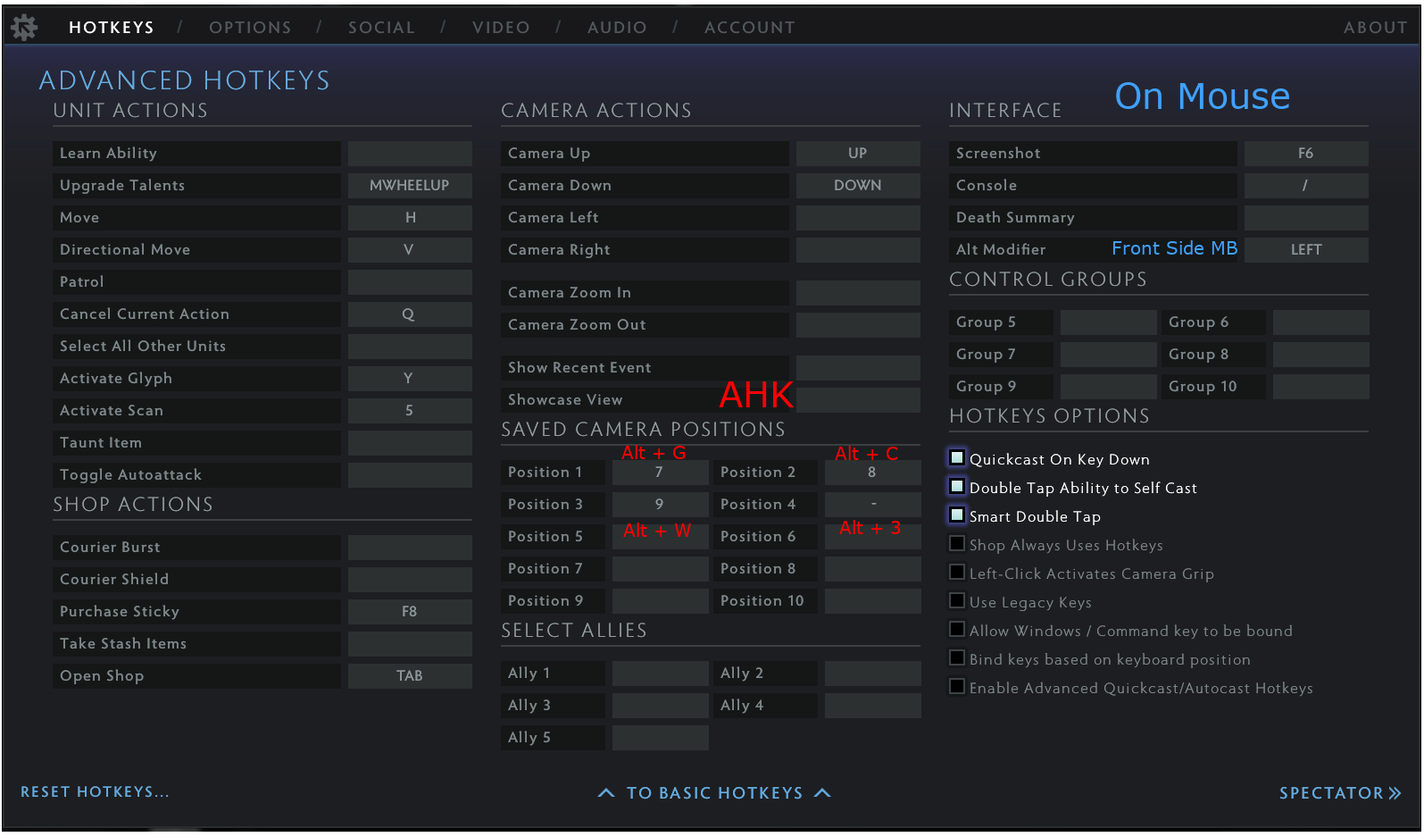
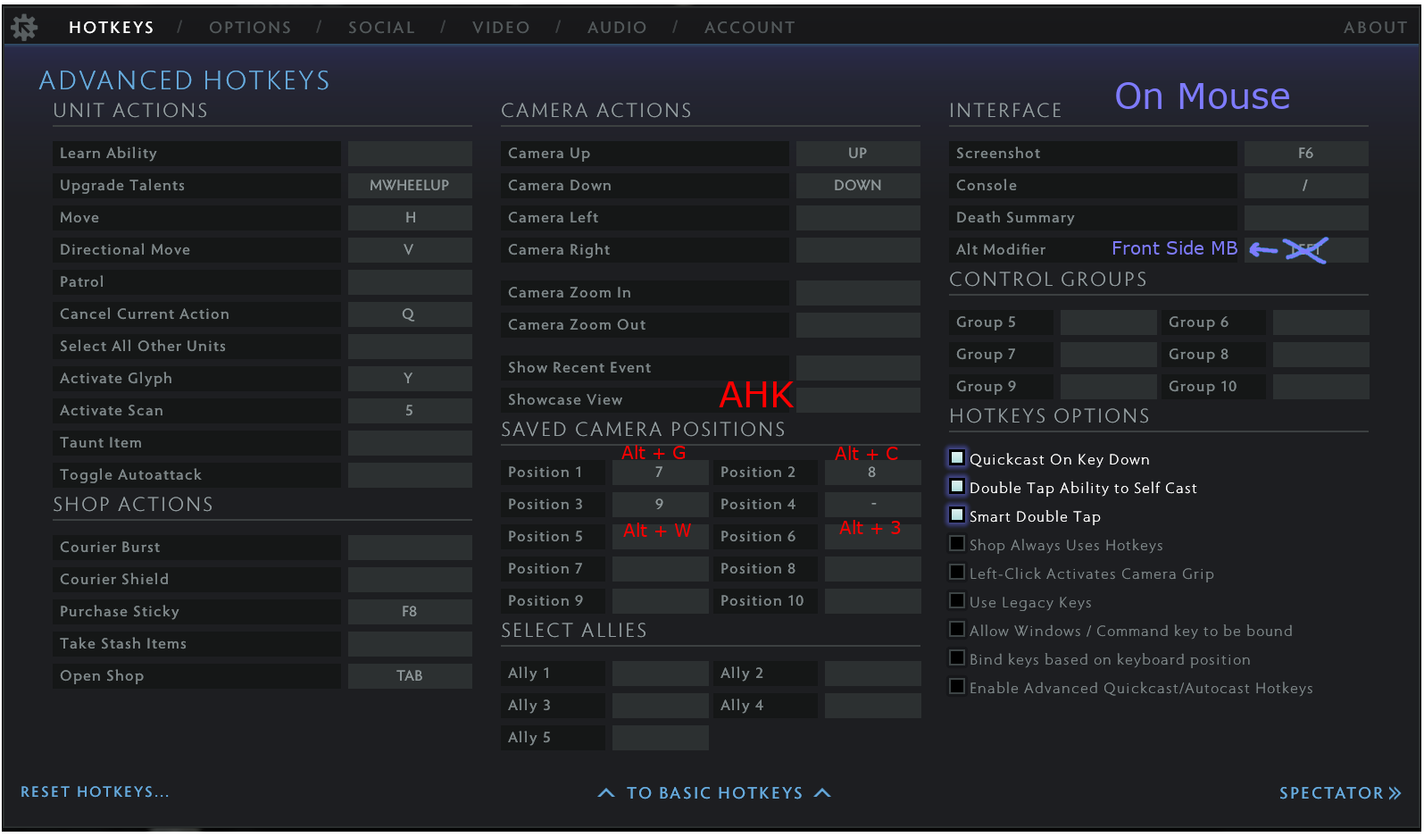
Before/after of a 1424px x 837px layered artwork. What changed in the layer stack:
painted on "Front Side MB" over 1112, 240, 1238, 255
painted on "On Mouse" over 1116, 82, 1290, 109
painted on "AdvancedHotkeys.PNG" over 1249, 236, 1330, 265
